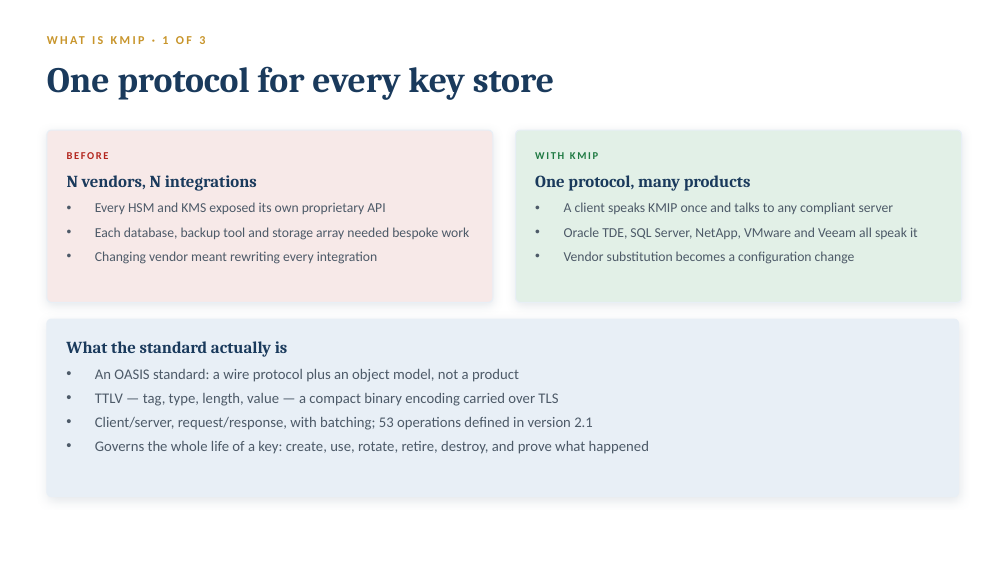
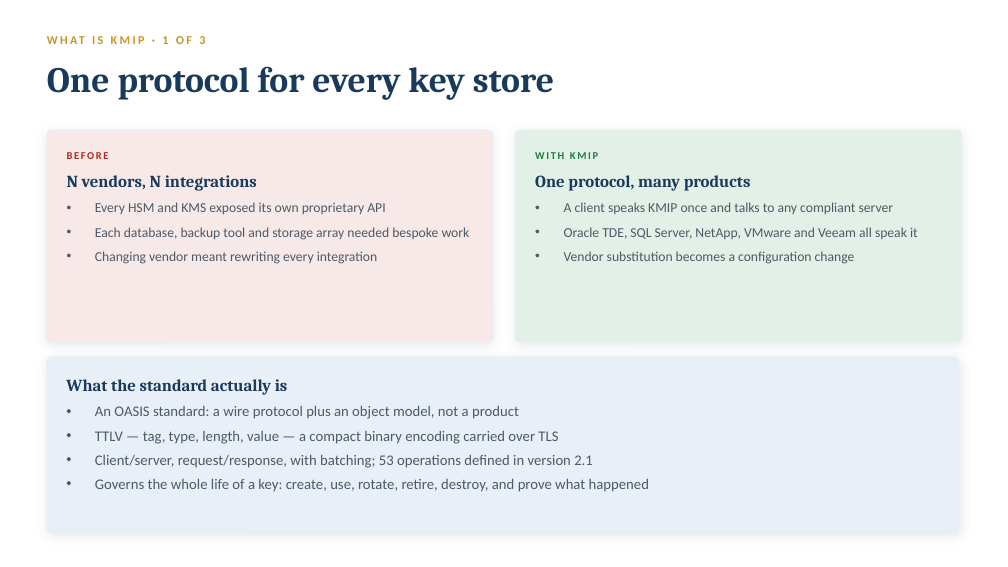
Before and after one commit to Gaillotte/Noida, a slide deck: slide 2 of KMIP_PKCS11_Overview_Deck.pptx. Drawn at 1008x567 pixels with LibreOffice and Linux fonts; fonts in the diff are those of the drawing. Boxes give left, top, right and bottom in pixels: in the first picture for what was removed or moved away, otherwise in the second. Text is boxed around its words. In the diff, an @@ line names an element or a change of style, - is before the commit and + after.

```diff
--- a/KMIP_PKCS11_Overview_Deck.pptx
+++ b/KMIP_PKCS11_Overview_Deck.pptx
@@ rounded rectangle: place and size @@
-rounded rectangle at (47,130,493,302)
+rounded rectangle at (47,130,493,342)
@@ rounded rectangle at (47,130,493,342): proportions changed @@
@@ rounded rectangle at (516,130,962,342): proportions changed @@
@@ rounded rectangle: place and size @@
-rounded rectangle at (516,130,962,302)
+rounded rectangle at (516,130,962,342)
@@ 2 texts, 1 rounded rectangle: place and size @@
-2 texts, 1 rounded rectangle at (47,319,959,497)
+2 texts, 1 rounded rectangle at (47,357,959,532)
```
Also in this commit, not shown: 3 other slides changed, 5 other files.
